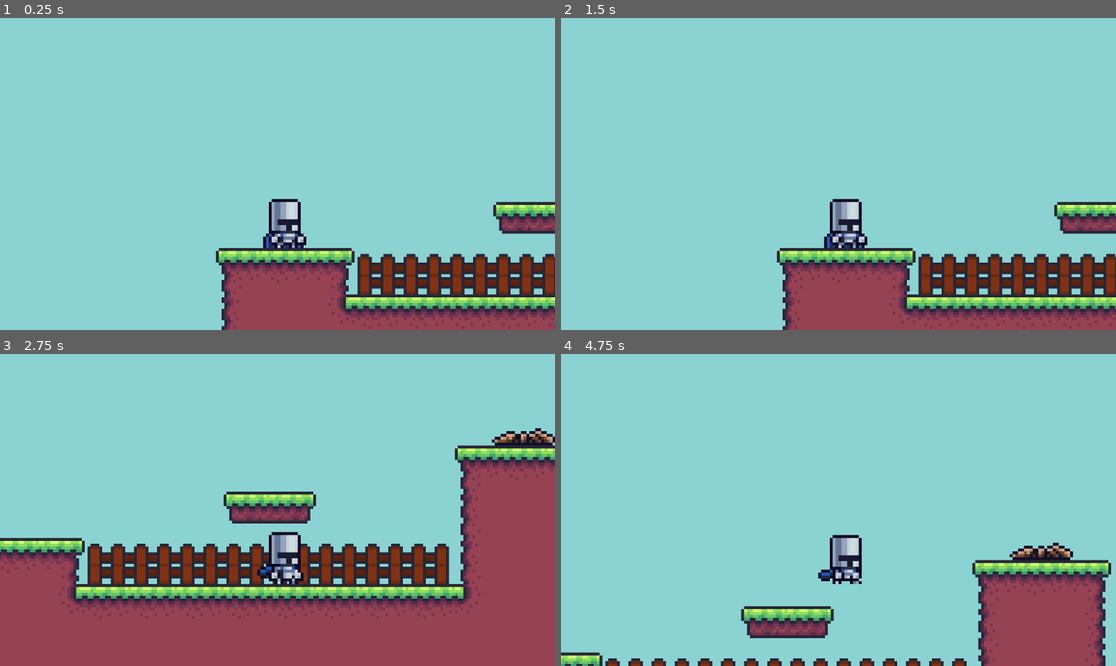
Above: before the commit, frames 1-4 (two rows, left to right).
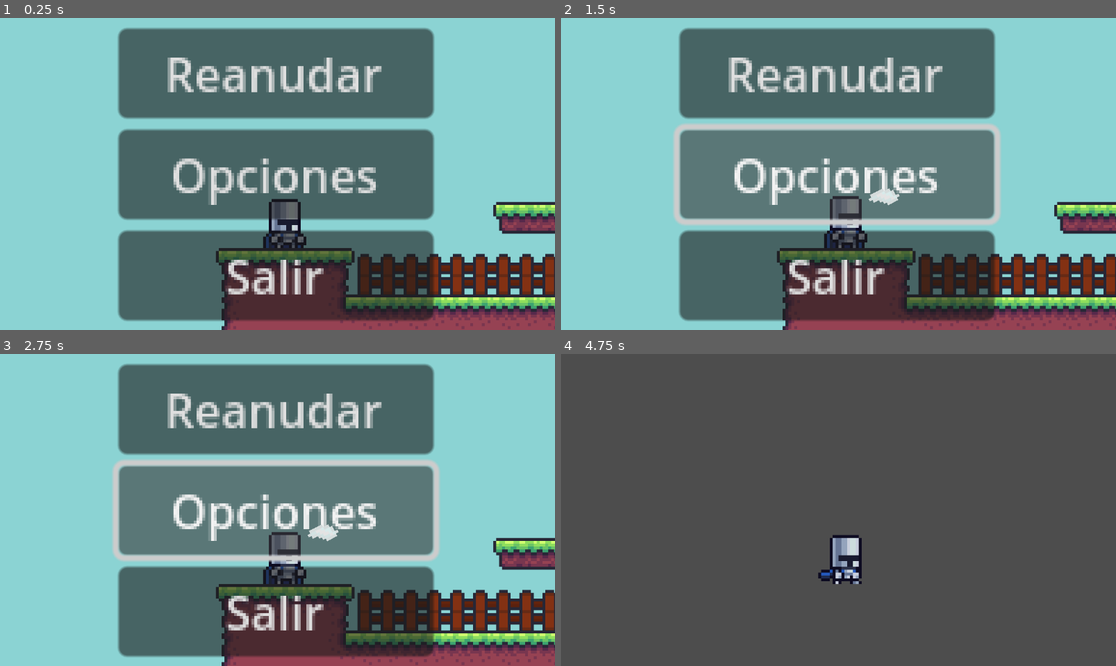
Above: after the commit, the same moments.

Repository: Deivid31/MetroidPixel
Game: Godot game, scene res://maps/test_map.tscn
Two runs of this game, one before a commit and one after it. Both use one fixed random seed, a clock stepped at 60 frames per second and the inputs below.
Inputs (mouse positions are in pixels of both pictures, inside the frame that each line leads up to):
- Up to frame 1 (0.25 s): no input
- Up to frame 2 (1.5 s): click (832, 74) at 0.5 s, where only the run after the commit has a clickable "Reanudar"; click (832, 174) at 1.25 s, where only the run after the commit has a clickable "Opciones"
- Up to frame 3 (2.75 s): move the mouse to (399, 494) at 2.02 s; hold D (move_right) from 2.03 s (still down); click (399, 494) at 2.1 s
- Up to frame 4 (4.75 s): move the mouse to (727, 525) at 2.77 s; click (727, 525) at 2.85 s; move the mouse to (894, 441) at 3.52 s; release D (move_right) at 3.53 s; hold A (move_left) 3.53-4.28 s; click (894, 441) at 3.6 s; move the mouse to (810, 572) at 4.27 s; hold D (move_right) from 4.28 s (still down); click (810, 572) at 4.35 s; tap Space (jump) at 4.52 s

The runs differ from the first frame. In frame 1, 48% of the frame differs, in the area x 21-79%, y 3-98%; in frame 2, 51%; in frame 3, 74%; in frame 4, 99%, in the area x 0-100%, y 0-100%.

Commit message:
Añadido pausa
Menu de pausa basico (Reanudar y salir)

Diff:
--- a/characters/warrior/warrior.tscn
+++ b/characters/warrior/warrior.tscn
@@ -6,6 +6,7 @@
 [ext_resource type="Texture2D" uid="uid://b45226j36wvyj" path="res://characters/warrior/walk/warrior_walk_0001.png" id="4_18tva"]
 [ext_resource type="PackedScene" uid="uid://bkciy8i7jfgci" path="res://characters/warrior/sword/sword.tscn" id="4_71cy0"]
 [ext_resource type="Texture2D" uid="uid://27h4mf8lbd7s" path="res://characters/warrior/walk/warrior_walk_0002.png" id="5_2pbyh"]
+[ext_resource type="PackedScene" uid="uid://cqnvo4hudu4h4" path="res://menus/pause.tscn" id="7_du41e"]
 
 [sub_resource type="SpriteFrames" id="SpriteFrames_kwkp2"]
 animations = [{
@@ -67,3 +68,9 @@
 [node name="Camera2D" type="Camera2D" parent="."]
 position = Vector2(0, -8.33333)
 offset = Vector2(0, -50)
+
+[node name="Menu" parent="." instance=ExtResource("7_du41e")]
+offset_left = -55.5
+offset_top = -67.0
+offset_right = -55.5
+offset_bottom = -67.0
--- a/characters/warrior/warrior_script.gd
+++ b/characters/warrior/warrior_script.gd
@@ -2,6 +2,8 @@
 
 @onready var sword = get_node("Sword")
 @onready var sprite = get_node("Sprite")
+@onready var pause_menu = $Menu
+var paused = false
 
 var movement = true
 var gravity = 100
@@ -13,6 +15,8 @@
 
 func _process(delta):
 	velocity.y += gravity
+	if Input.is_action_just_pressed("pause"):
+		pauseMenu()
 
 	if Input.is_action_pressed("move_left") and movement:
 		velocity.x = -speed
@@ -42,8 +46,14 @@
 		sword.attack(1, sprite.flip_h)
 		sprite.play("attack")
 
+	move_and_slide()
 
-	if Input.is_action_just_pressed("menu"):
-		get_tree().quit()
+func pauseMenu():
+	if paused:
+		pause_menu.hide()
+		get_tree().paused = false
+	else:
+		pause_menu.show()
+		get_tree().paused = true
 
-	move_and_slide()
+	paused = !paused
--- /dev/null
+++ b/maps/test_map.gd
@@ -0,0 +1,6 @@
+extends Node2D
+
+
+
+# Called every frame. 'delta' is the elapsed time since the previous frame.
+func _process(delta):
--- a/menus/pause.gd
+++ b/menus/pause.gd
@@ -1,15 +1,10 @@
 extends Control
 
+@onready var main = $"../"
 
-# Called when the node enters the scene tree for the first time.
-func _ready() -> void:
-	pass # Replace with function body.
+func _on_start_button_pressed():
+	main.pauseMenu()
 
 
-# Called every frame. 'delta' is the elapsed time since the previous frame.
-func _process(delta: float) -> void:
-	pass
-
-
-func _on_start_button_pressed():
-	get_tree().change_scene_to_file("res://maps/test_map.tscn")
+func _on_quit_button_pressed():
+	get_tree().quit()
--- a/menus/pause.tscn
+++ b/menus/pause.tscn
@@ -3,6 +3,7 @@
 [ext_resource type="Script" path="res://menus/pause.gd" id="1_cf6jk"]
 
 [node name="Menu" type="Control"]
+process_mode = 3
 layout_mode = 3
 anchors_preset = 15
 anchor_right = 1.0
@@ -14,12 +15,9 @@
 script = ExtResource("1_cf6jk")
 
 [node name="VBoxContainer" type="VBoxContainer" parent="."]
-layout_mode = 1
-anchors_preset = 2
-anchor_top = 1.0
-anchor_bottom = 1.0
-offset_top = -101.0
-offset_right = 80.0
+layout_mode = 2
+offset_right = 109.0
+offset_bottom = 101.0
 grow_vertical = 0
 
 [node name="StartButton" type="Button" parent="VBoxContainer"]
@@ -35,3 +33,4 @@
 text = "Salir"
 
 [connection signal="pressed" from="VBoxContainer/StartButton" to="." method="_on_start_button_pressed"]
+[connection signal="pressed" from="VBoxContainer/QuitButton" to="." method="_on_quit_button_pressed"]
--- a/project.godot
+++ b/project.godot
@@ -45,11 +45,6 @@
 , Object(InputEventKey,"resource_local_to_scene":false,"resource_name":"","device":-1,"window_id":0,"alt_pressed":false …(183 unchanged characters)…
 ]
 }
-menu={
-"deadzone": 0.5,
-"events": [Object(InputEventKey,"resource_local_to_scene":false,"resource_name":"","device":-1,"window_id":0,"alt_pressed":false,"shift_pressed":false,"ctrl_pressed":false,"meta_pressed":false,"pressed":false,"keycode":0,"physical_keycode":4194305,"key_label":0,"unicode":0,"location":0,"echo":false,"script":null)
-]
-}
 attack={
 "deadzone": 0.5,
 "events": [Object(InputEventMouseButton,"resource_local_to_scene":false,"resource_name":"","device":-1,"window_id":0,"a …(257 unchanged characters)…
Not shown: 1 places in characters/warrior/warrior.tscn that only renumber resources
Not shown, added: maps/tes4034.tmp
